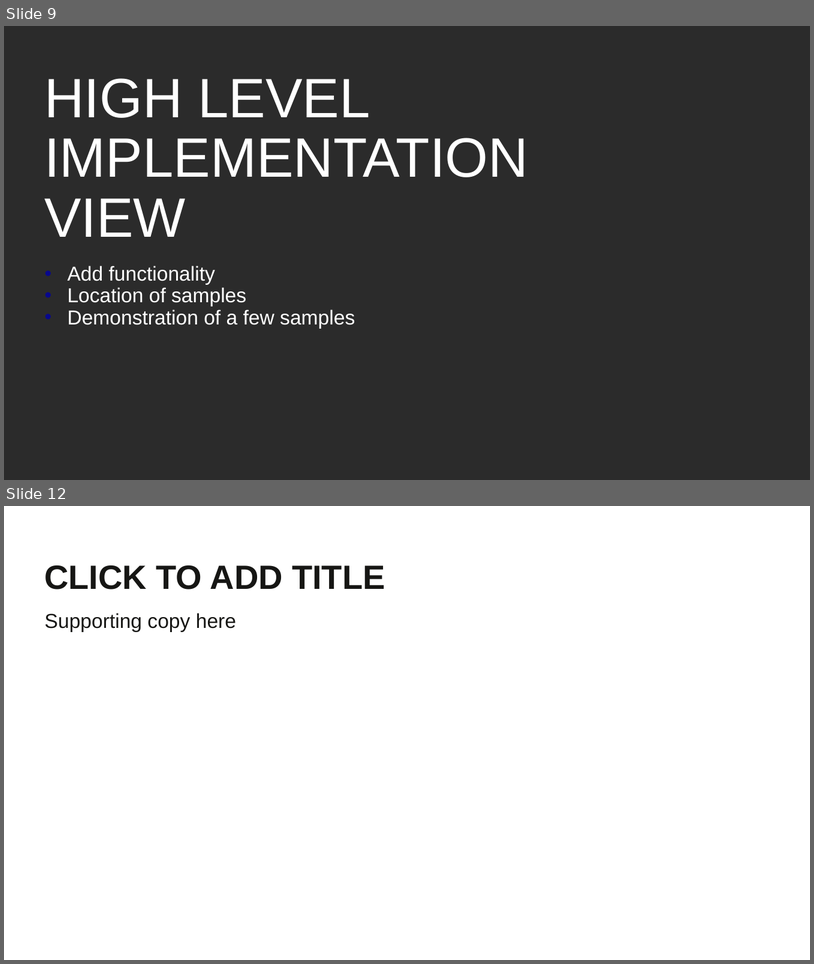
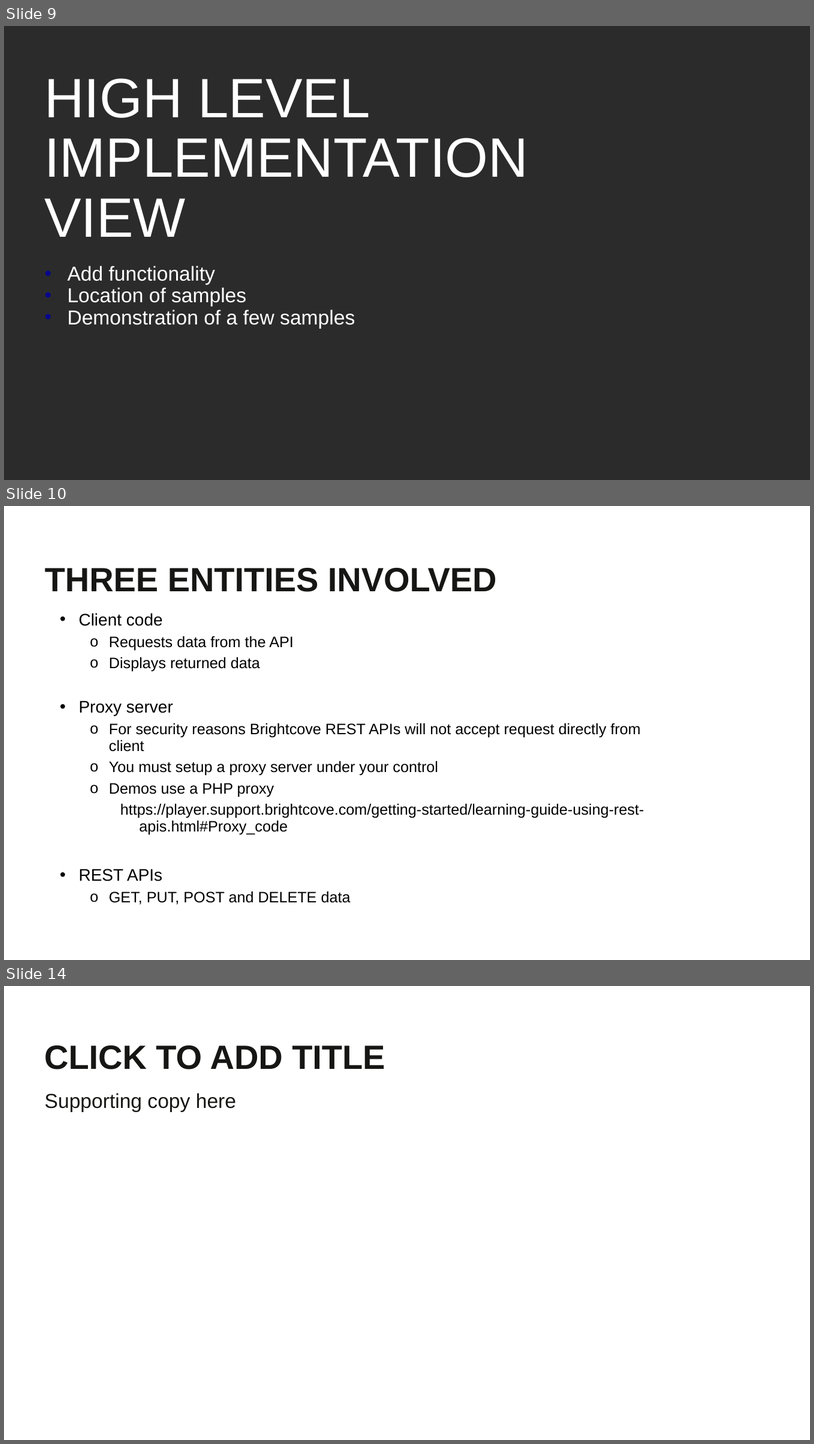
Before and after one commit to BrightcoveLearning/BCL-LearningSamples, a slide deck: PLAYTV2020/matt-boles-video.pptx. Shown one above the other, each under a label of ours: slides 9 and 12 before the commit, slides 9, 10 and 14 after it; the slides between them are not shown. The pictures are 814x964 and 814x1444 pixels, drawn with LibreOffice and Linux fonts; fonts in the diff are those of the drawing; background and template pictures are left out; a plain dark background stands for a picture behind light text. Boxes give left, top, right and bottom in pixels: in the first picture for what was removed or moved away, otherwise in the second. Text is boxed around its words. In the diff, an @@ line names an element or a change of style, - is before the commit and + after.

```diff
--- a/PLAYTV2020/matt-boles-video.pptx
+++ b/PLAYTV2020/matt-boles-video.pptx
@@ slide 10 added at bbox=[4, 506, 810, 960], background #FFFFFF @@
@@ text added at bbox=[45, 568, 497, 592], 40 pt, text #161614, bold @@
+THREE ENTITIES INVOLVED
@@ text added at bbox=[79, 613, 644, 904], 18 pt, text #000000 @@
+• Client code
+  o Requests data from the API
+  o Displays returned data
+• Proxy server
+  o For security reasons Brightcove REST APIs will not accept request directly from client
+  o You must setup a proxy server under your control
+  o Demos use a PHP proxy
+    https://player.support.brightcove.com/getting-started/learning-guide-using-rest-apis.html#Proxy_code
+• REST APIs
+  o GET, PUT, POST and DELETE data
@@ what was slide 12 is now slide 14 @@
```
Also in this commit, not shown: 1 slide changed, 2 other slides added, 1 slide removed.
